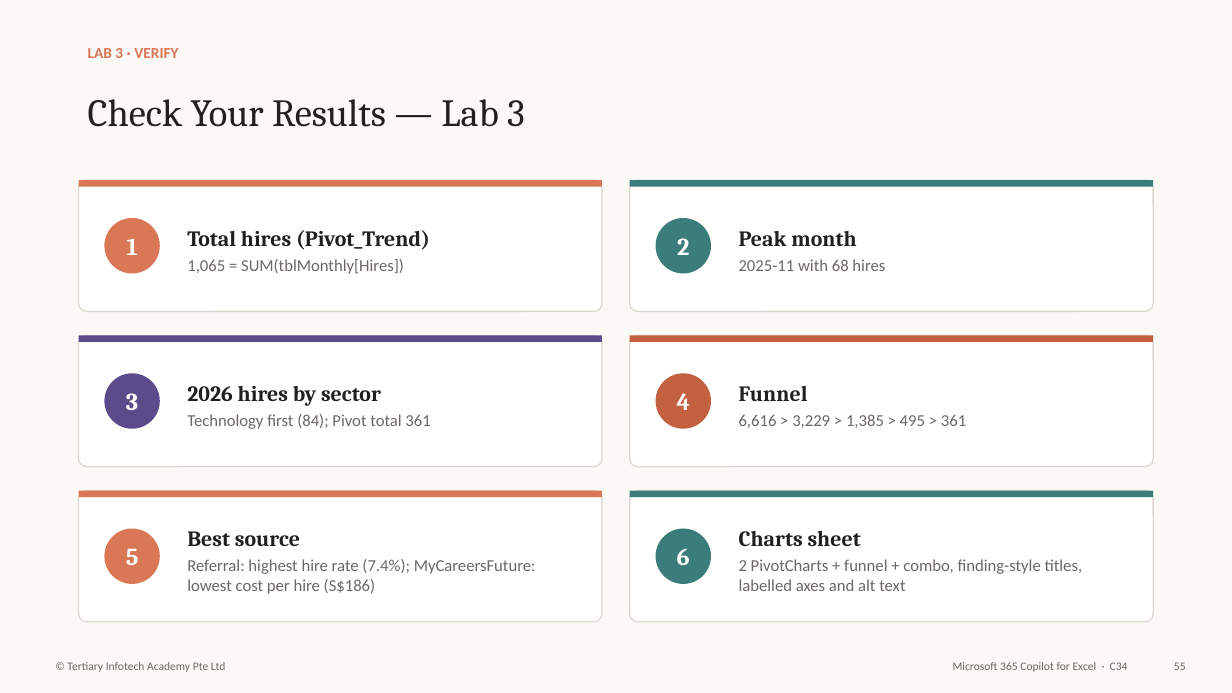
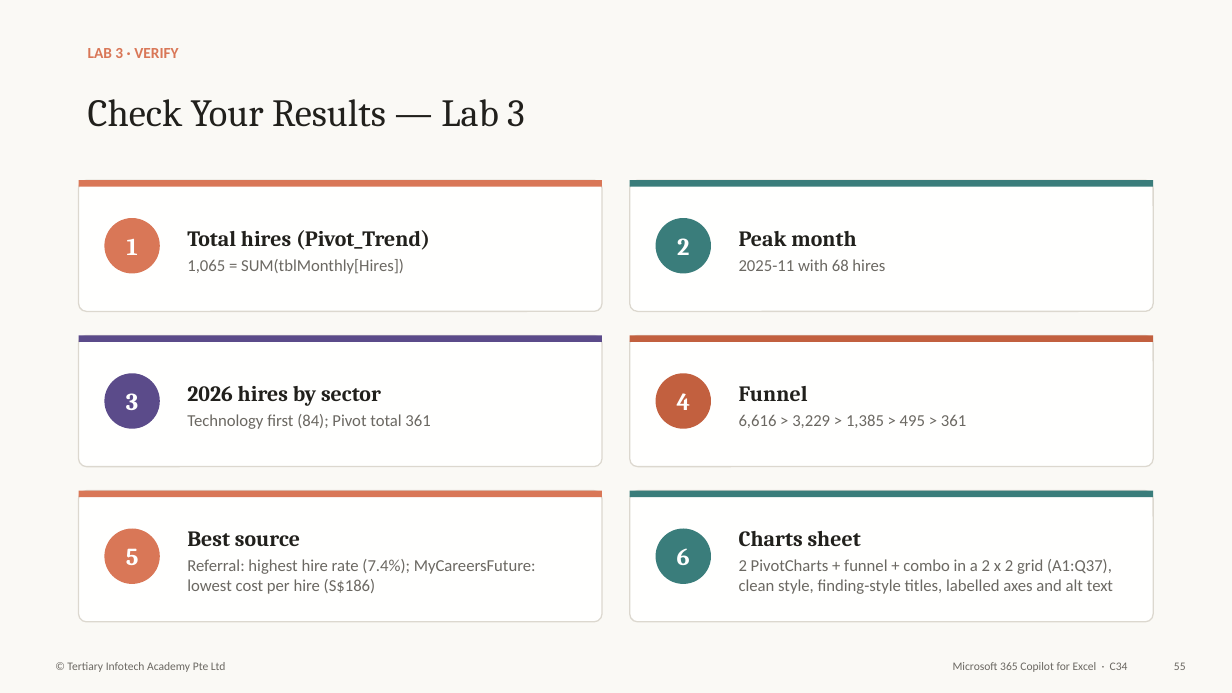
Before and after one commit to tertiarycourses/C34-Microsoft-365-Copilot-for-Excel, a slide deck: slide 56 of courseware/Microsoft 365 Copilot for Excel-v3.0.pptx. Drawn at 1232x693 pixels with LibreOffice and Linux fonts; fonts in the diff are those of the drawing. Boxes give left, top, right and bottom in pixels: in the first picture for what was removed or moved away, otherwise in the second. Text is boxed around its words. In the diff, an @@ line names an element or a change of style, - is before the commit and + after.

```diff
--- a/courseware/Microsoft 365 Copilot for Excel-v3.0.pptx
+++ b/courseware/Microsoft 365 Copilot for Excel-v3.0.pptx
@@ text at <box>739,559,1113,594</box>: text changed @@
-2 PivotCharts + funnel + combo, finding-style titles, labelled axes and alt text
+2 PivotCharts + funnel + combo in a 2 x 2 grid (A1:Q37), clean style, finding-style titles, labelled axes and alt text
```
Also in this commit, not shown: 25 other files.
